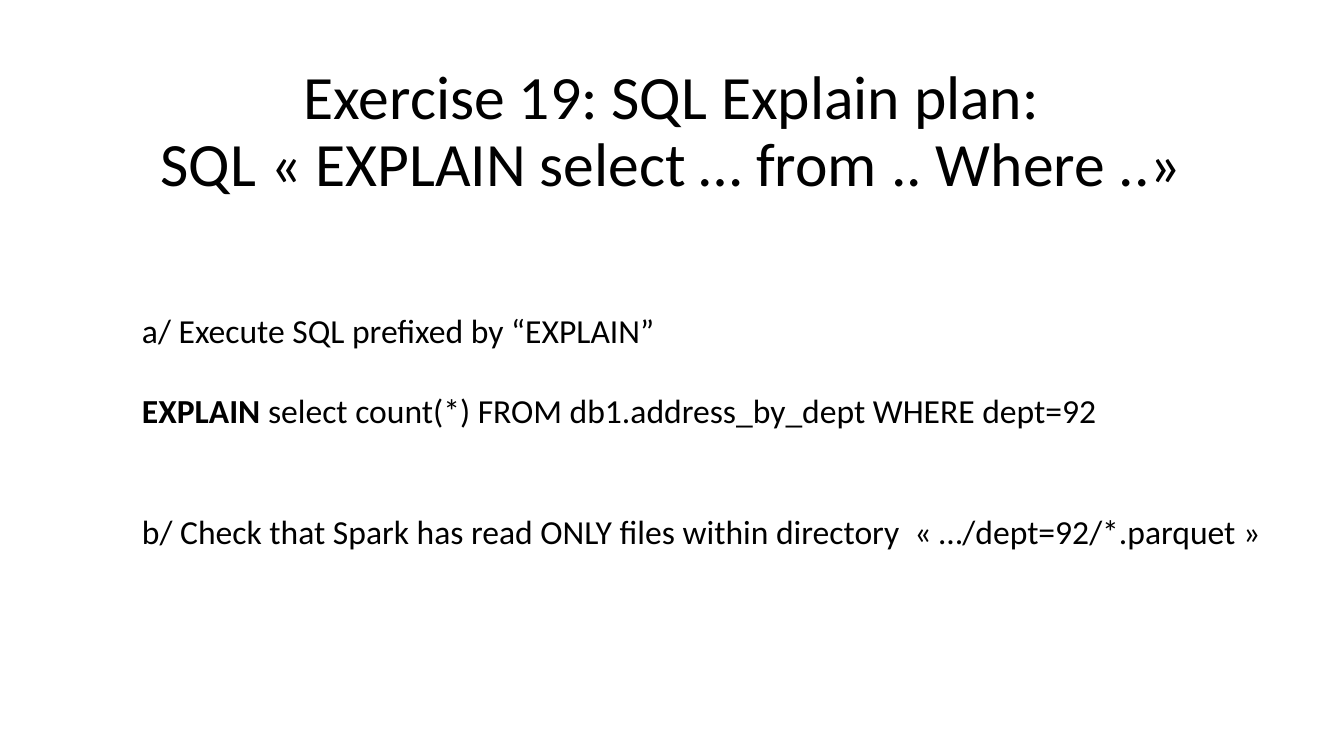
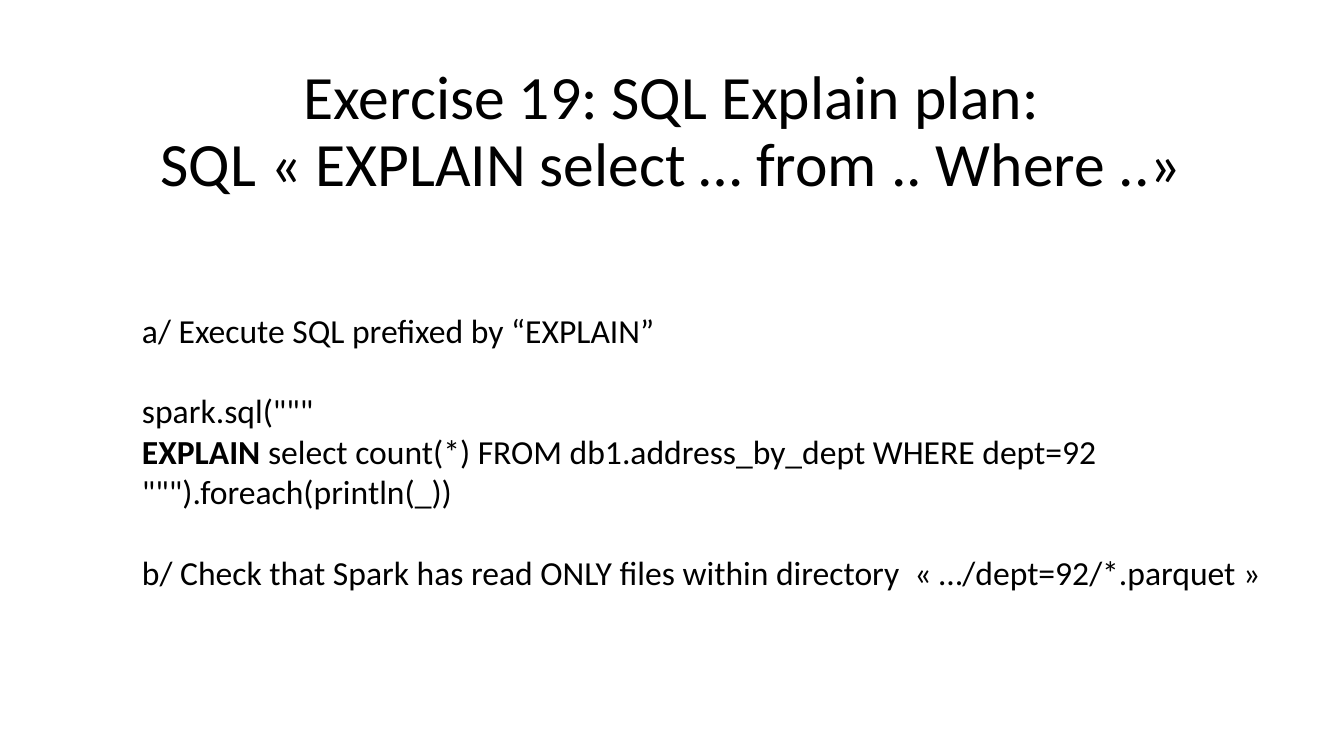
Before and after one commit to Arnaud-Nauwynck/presentations, a slide deck: slide 64 of pres-bigdata/Course-2022-Spark/BigData-Spark-TD3.pptx (slide 58 before the commit). Drawn at 1344x756 pixels with LibreOffice and Linux fonts; fonts in the diff are those of the drawing. Boxes give left, top, right and bottom in pixels: in the first picture for what was removed or moved away, otherwise in the second. Text is boxed around its words. In the diff, an @@ line names an element or a change of style, - is before the commit and + after.

```diff
--- a/pres-bigdata/Course-2022-Spark/BigData-Spark-TD3.pptx
+++ b/pres-bigdata/Course-2022-Spark/BigData-Spark-TD3.pptx
@@ text at (142,398,313,429): paragraph added @@
+spark.sql("""
@@ text at (142,479,452,510): paragraph added @@
+""").foreach(println(_))
```
Also in this commit, not shown: 18 other slides changed, 6 slides added, 15 other files.
